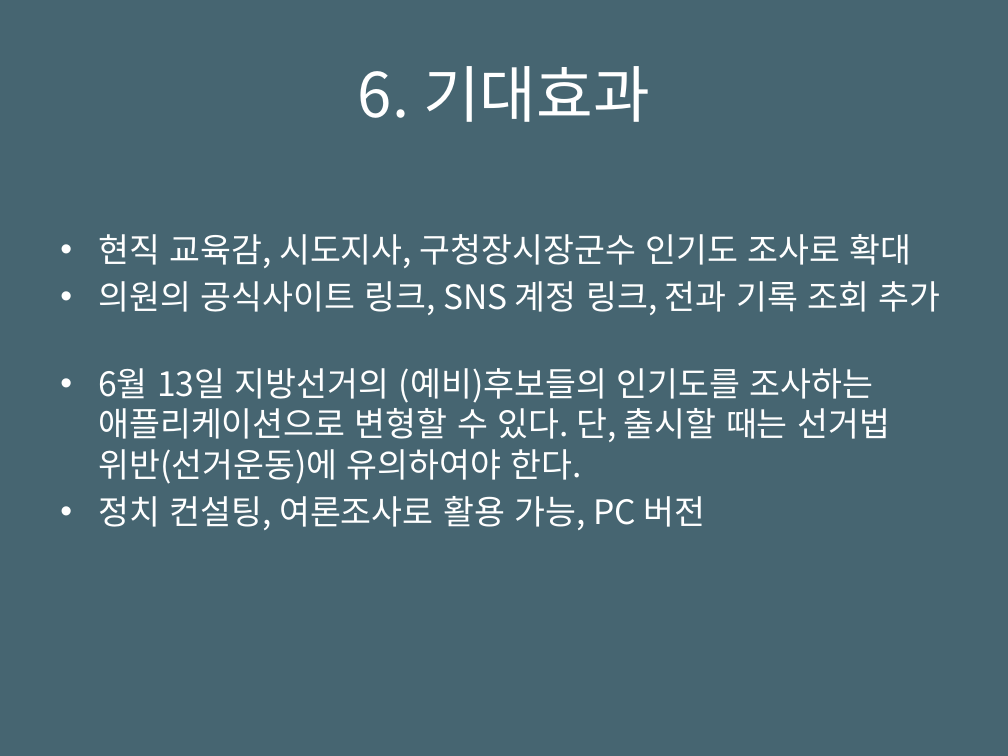
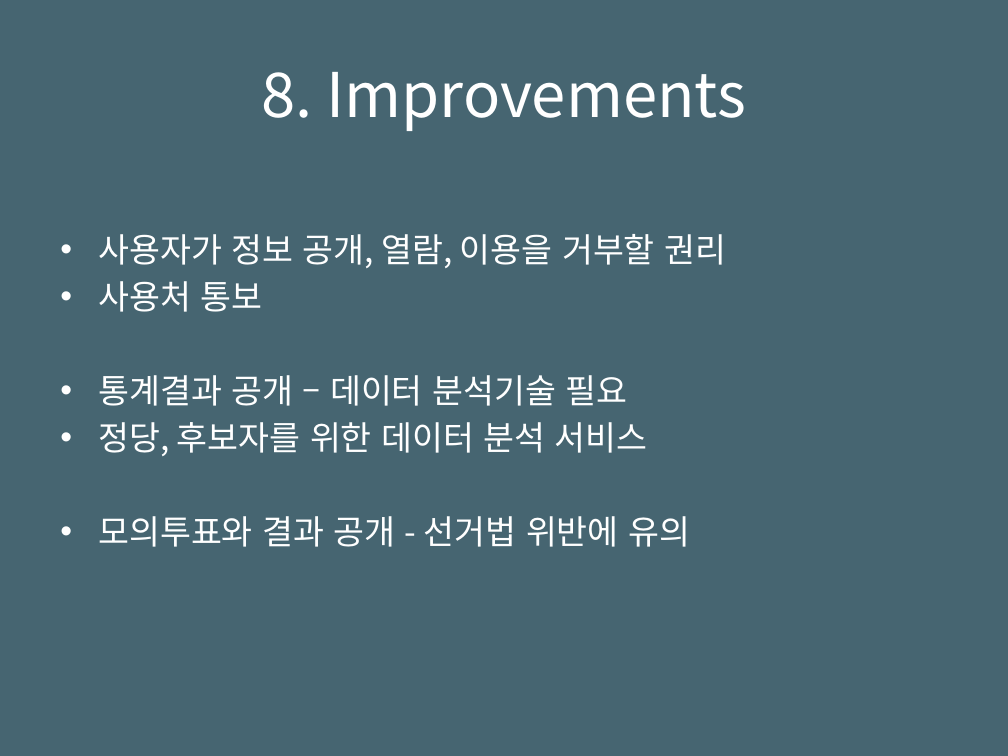
Before and after one commit to csheesun/Politico-Review, a slide deck: slide 9 of PoliticoReview_docs/발표자료(Presentation Meterials)_1410641_이희선.pptx. Drawn at 1008x756 pixels with LibreOffice and Linux fonts; fonts in the diff are those of the drawing. Boxes give left, top, right and bottom in pixels: in the first picture for what was removed or moved away, otherwise in the second. Text is boxed around its words. In the diff, an @@ line names an element or a change of style, - is before the commit and + after.

```diff
--- a/PoliticoReview_docs/발표자료(Presentation Meterials)_1410641_이희선.pptx
+++ b/PoliticoReview_docs/발표자료(Presentation Meterials)_1410641_이희선.pptx
@@ title at [261, 72, 746, 131]: text changed @@
-6. 기대효과
+8. Improvements
@@ text at [98, 234, 726, 547]: text changed @@
-• 현직 교육감, 시도지사, 구청장시장군수 인기도 조사로 확대
-• 의원의 공식사이트 링크, SNS 계정 링크, 전과 기록 조회 추가
-• 6월 13일 지방선거의 (예비)후보들의 인기도를 조사하는 애플리케이션으로 변형할 수 있다. 단, 출시할 때는 선거법 위반(선거운동)에 유의하여야 한다.
-• 정치 컨설팅, 여론조사로 활용 가능, PC 버전
+• 사용자가 정보 공개, 열람, 이용을 거부할 권리
+• 사용처 통보
+• 통계결과 공개 – 데이터 분석기술 필요
+• 정당, 후보자를 위한 데이터 분석 서비스
+• 모의투표와 결과 공개 - 선거법 위반에 유의
```
Also in this commit, not shown: 7 other slides changed, 1 slide added, 1 slide removed, 13 other files.
